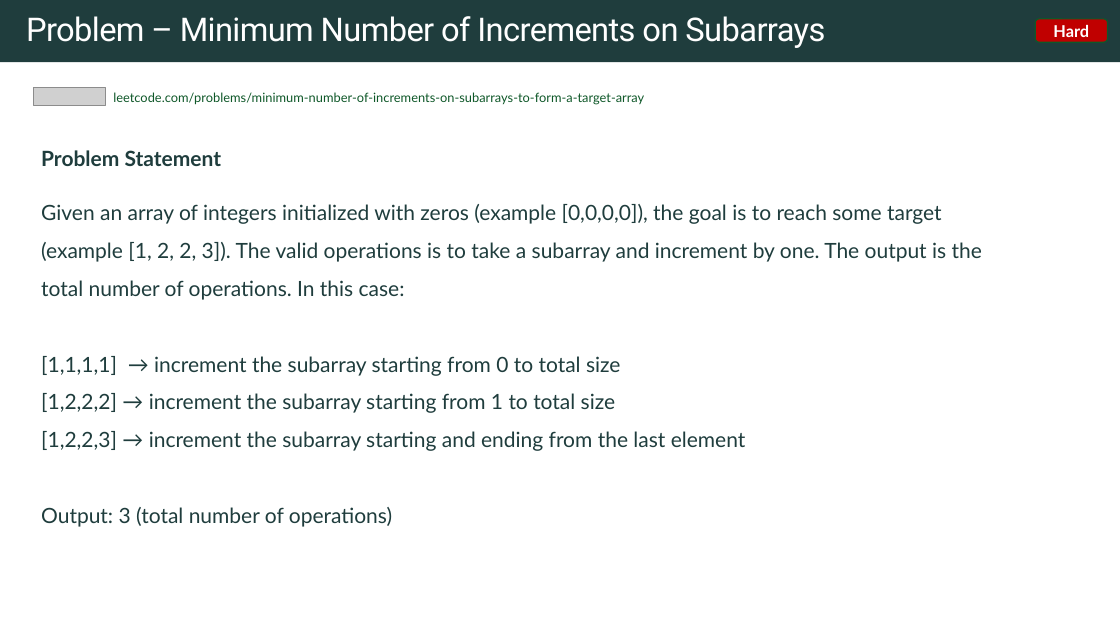
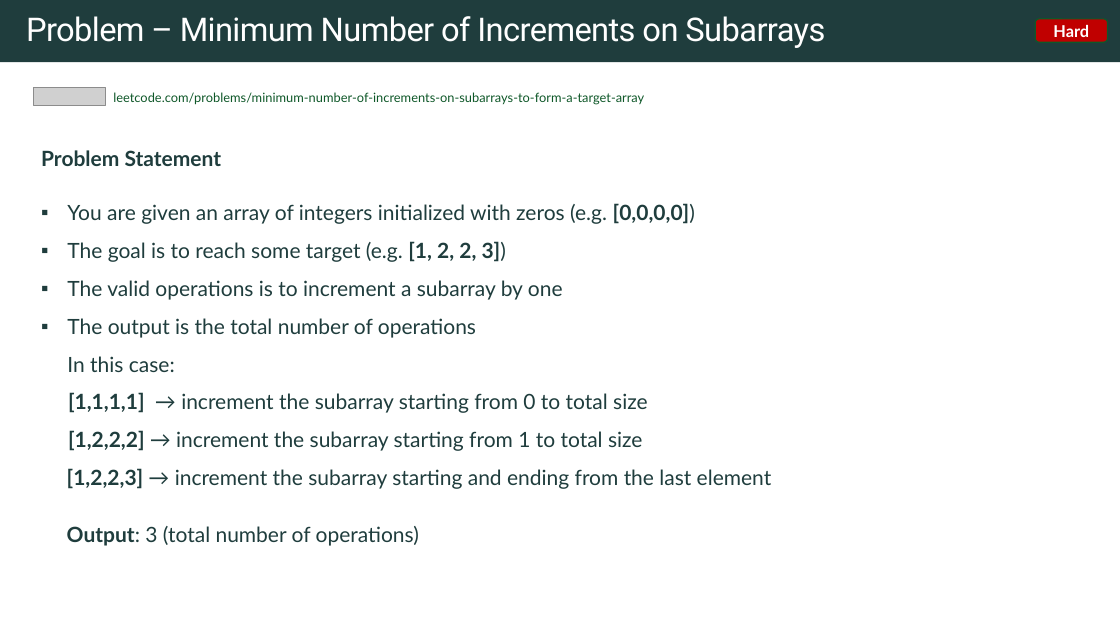
Before and after one commit to rfdavid/coding-interview-handbook-cpp, a slide deck: slide 37 of Algorithm and problem Solving Cheatsheet.pptm (slide 29 before the commit). Drawn at 1120x630 pixels with LibreOffice and Linux fonts; fonts in the diff are those of the drawing; grey boxes stand for pictures. Boxes give left, top, right and bottom in pixels: in the first picture for what was removed or moved away, otherwise in the second. Text is boxed around its words. In the diff, an @@ line names an element or a change of style, - is before the commit and + after.

```diff
--- a/Algorithm and problem Solving Cheatsheet.pptm
+++ b/Algorithm and problem Solving Cheatsheet.pptm
@@ text at (67,203,695,372): text changed @@
-Given an array of integers initialized with zeros (example [0,0,0,0]), the goal is to reach some target (example [1, 2, 2, 3]). The valid operations is to take a subarray and increment by one. The output is the total number of operations. In this case:
+▪ You are given an array of integers initialized with zeros (e.g. [0,0,0,0])
+▪ The goal is to reach some target (e.g. [1, 2, 2, 3])
+▪ The valid operations is to increment a subarray by one
+▪ The output is the total number of operations
+  In this case:
@@ text at (67,392,772,546): bold on in "[1,1,1,1]", "[1,2,2,2]", "[1,2,2,3]", "Output:" @@
```
Also in this commit, not shown: 12 other slides changed, 8 slides added, 13 other files.
